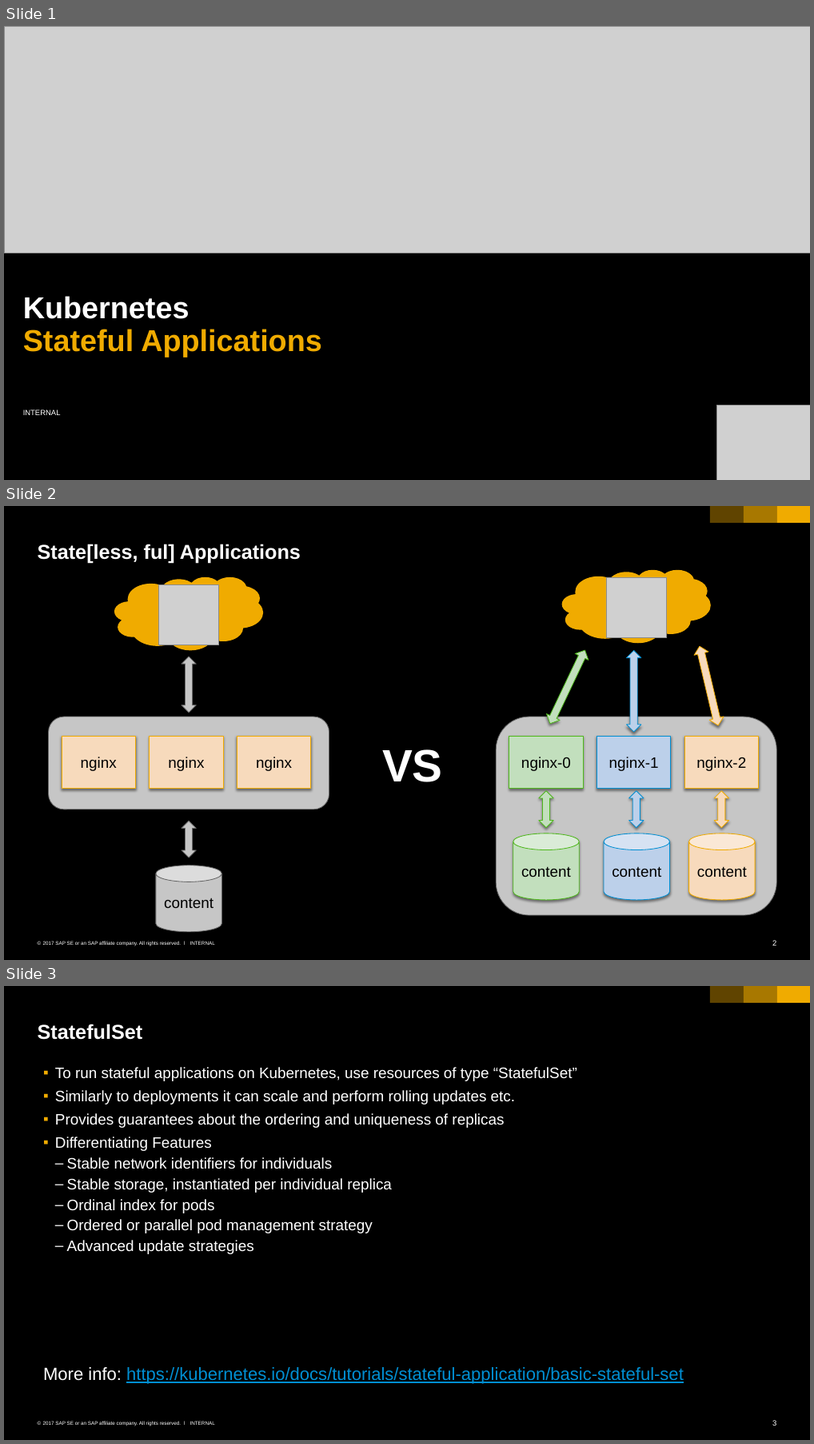
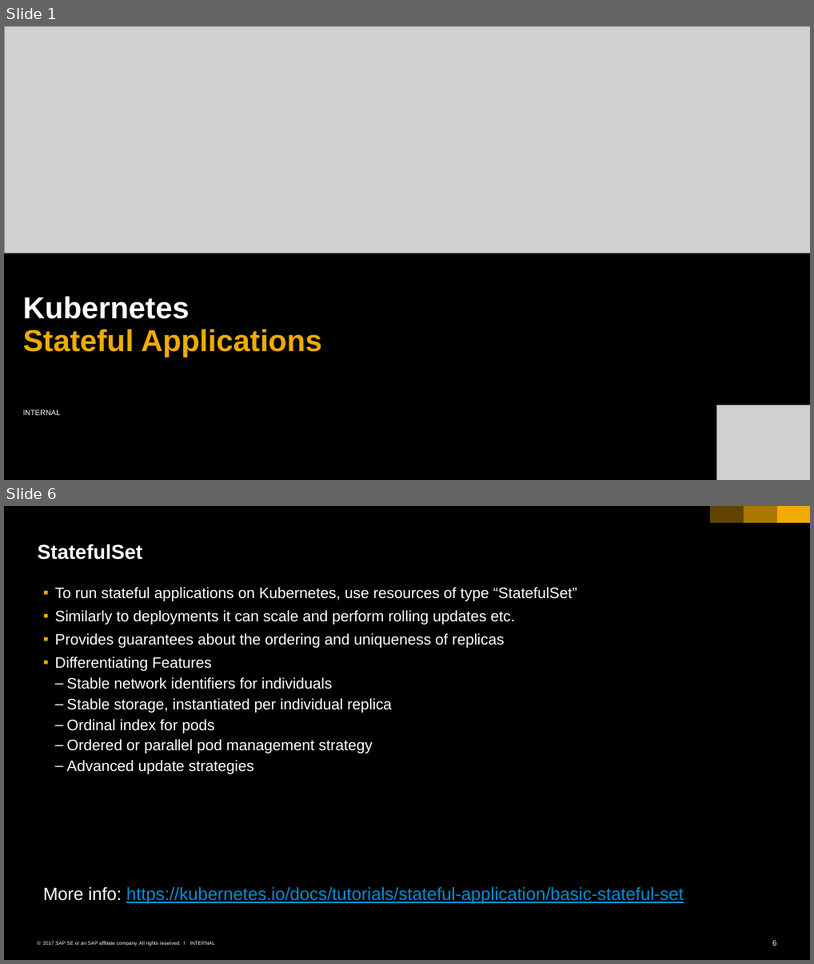
Before and after one commit to cuijiyao01/docker-k8s-training, a slide deck: kubernetes/10_statefulset.pptx. Shown one above the other, each under a label of ours: slides 1, 2 and 3 before the commit, slides 1 and 6 after it; the slides between them are not shown. The pictures are 814x1444 and 814x964 pixels, drawn with LibreOffice and Linux fonts; fonts in the diff are those of the drawing; grey boxes stand for pictures; background and template pictures are left out. Boxes give left, top, right and bottom in pixels: in the first picture for what was removed or moved away, otherwise in the second. Text is boxed around its words. In the diff, an @@ line names an element or a change of style, - is before the commit and + after.

```diff
--- a/kubernetes/10_statefulset.pptx
+++ b/kubernetes/10_statefulset.pptx
@@ slide 2 removed at (4,506,810,960), background #000000; not listed: 6 template elements that a slide beside it also shows @@
@@ title removed at (38,544,301,564) @@
-State[less, ful] Applications
@@ cloud removed at (114,576,263,650) @@
@@ cloud removed at (562,569,710,643) @@
@@ picture removed at (606,577,666,638) @@
@@ picture removed at (158,584,219,645) @@
@@ up down arrow removed at (543,647,591,727) @@
@@ up down arrow removed at (693,644,725,727) @@
@@ up down arrow removed at (182,656,196,712) @@
@@ up down arrow removed at (626,651,641,732) @@
@@ rounded rectangle removed at (496,716,777,915) @@
@@ group removed at (48,716,329,809): 3 rectangles, 1 rounded rectangle @@
-nginx
-nginx
-nginx
@@ rectangle removed at (510,736,583,788) @@
-nginx-0
@@ rectangle removed at (597,736,670,788) @@
-nginx-1
@@ rectangle removed at (685,736,758,788) @@
-nginx-2
@@ text removed at (382,749,443,782) @@
-VS
@@ up down arrow removed at (539,791,554,828) @@
@@ up down arrow removed at (629,791,643,828) @@
@@ up down arrow removed at (714,791,729,828) @@
@@ up down arrow removed at (182,820,196,857) @@
@@ cylinder removed at (513,833,579,900) @@
-content
@@ cylinder removed at (604,833,670,900) @@
-content
@@ cylinder removed at (689,833,754,900) @@
-content
@@ cylinder removed at (156,865,222,932) @@
-content
@@ what was slide 3 is now slide 6 @@
@@ page number at (773,940,777,945): text changed @@
-3
+6
```
Also in this commit, not shown: 1 slide changed, 3 slides added.
